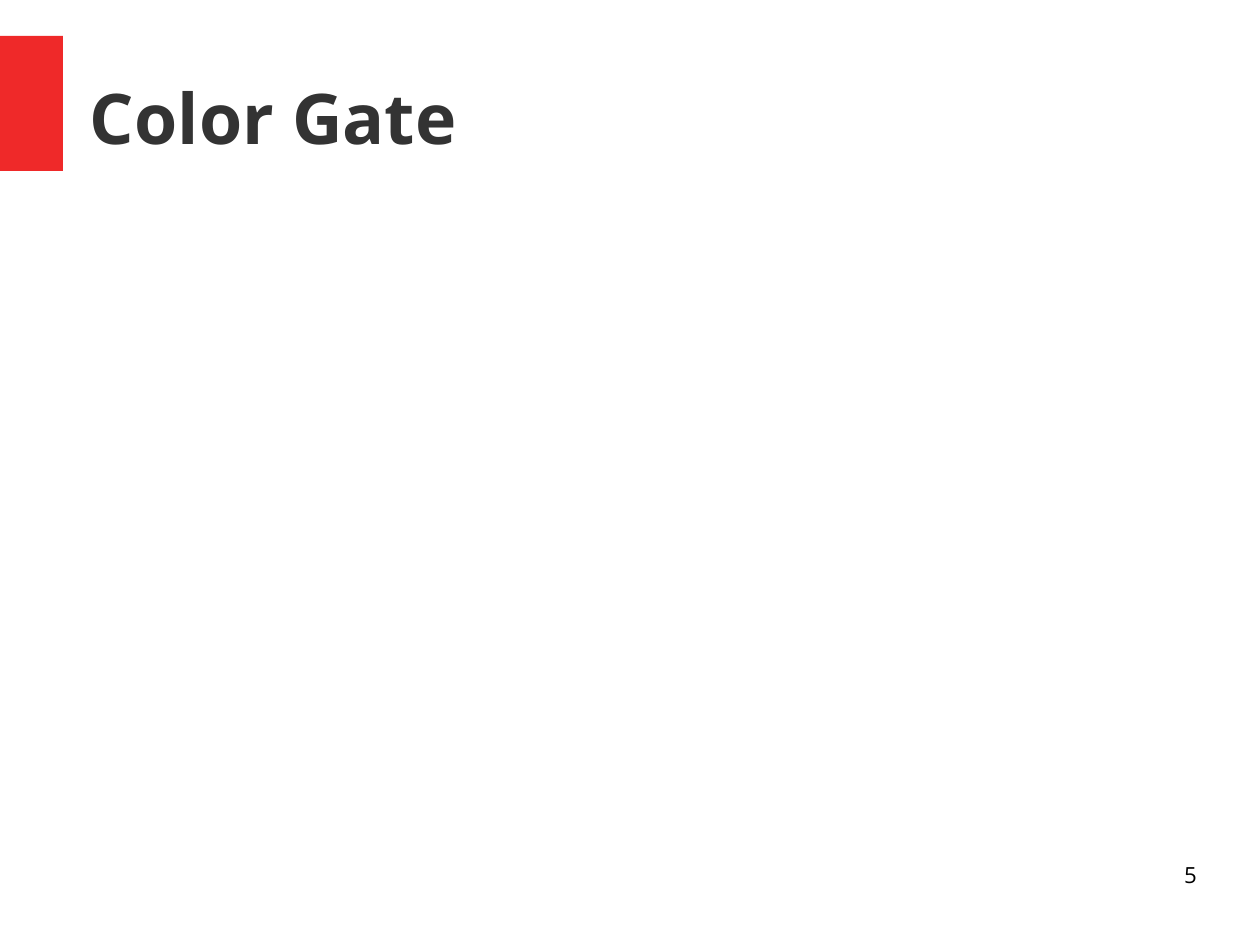
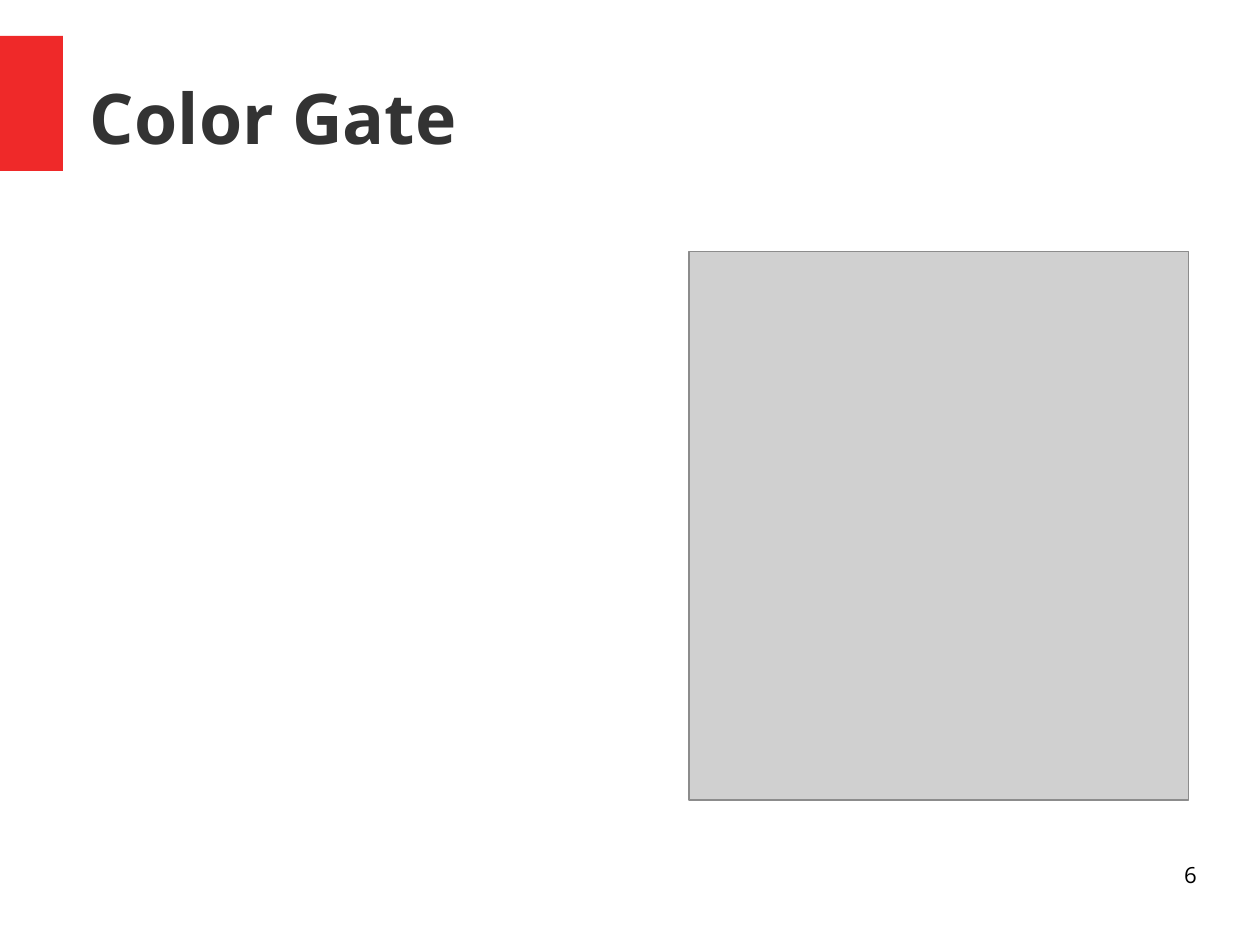
Before and after one commit to Samulus/tetromino, a slide deck: slide 6 of Media/design_document.odp (slide 5 before the commit). Drawn at 1260x945 pixels with LibreOffice and Linux fonts; fonts in the diff are those of the drawing; grey boxes stand for pictures. Boxes give left, top, right and bottom in pixels: in the first picture for what was removed or moved away, otherwise in the second. Text is boxed around its words. In the diff, an @@ line names an element or a change of style, - is before the commit and + after.

Commit message:
Player can enable / disable blue mode via ColorChanger now.

```diff
--- a/Media/design_document.odp
+++ b/Media/design_document.odp
@@ picture added at (689, 252, 1189, 800) @@
@@ page number at (1184, 867, 1197, 884): text changed @@
-5
+6
```
Also in this commit, not shown: 2 other slides changed, 2 slides added, 1 slide removed, 10 other files.
